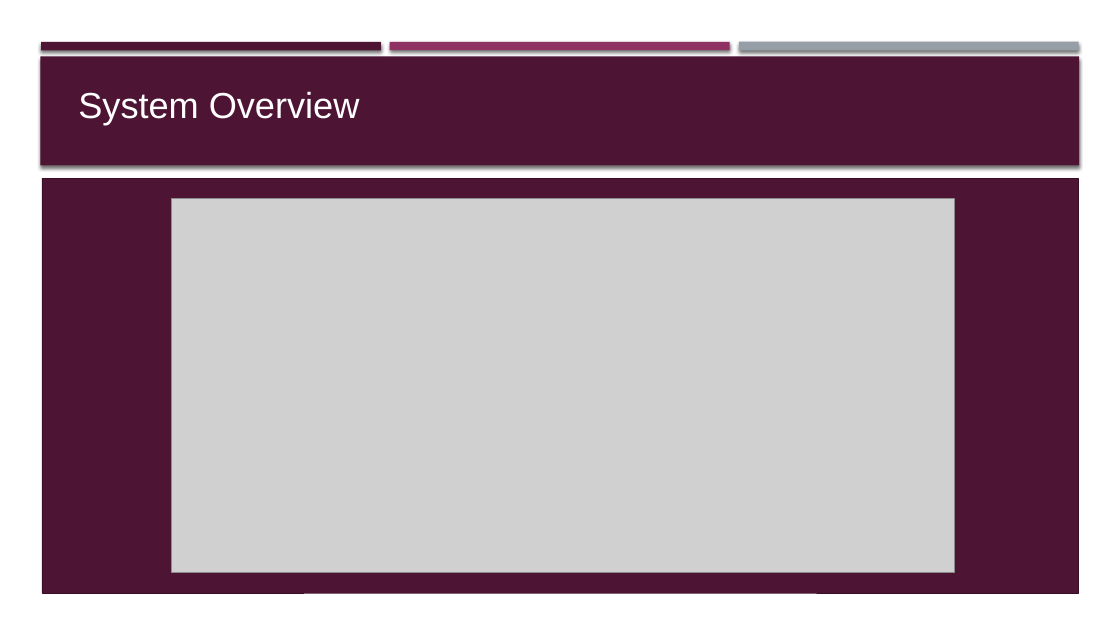
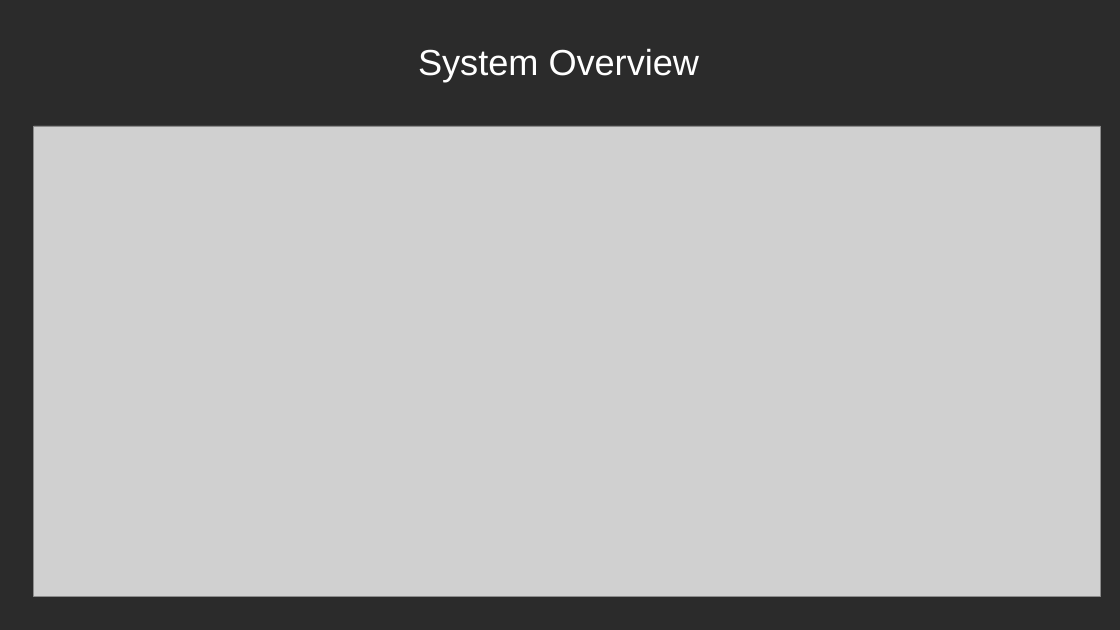
Before and after one commit to YoussifAssem/Genatac, a slide deck: slide 10 of E-Genetics/Proposal/genetics(2).pptx (slide 7 before the commit). Drawn at 1120x630 pixels with LibreOffice and Linux fonts; fonts in the diff are those of the drawing; grey boxes stand for pictures; background and template pictures are left out; a plain dark background stands for a picture behind light text. Boxes give left, top, right and bottom in pixels: in the first picture for what was removed or moved away, otherwise in the second. Text is boxed around its words. In the diff, an @@ line names an element or a change of style, - is before the commit and + after.

```diff
--- a/E-Genetics/Proposal/genetics(2).pptx
+++ b/E-Genetics/Proposal/genetics(2).pptx
@@ background #FFFFFF to picture (left out) @@
@@ rectangle removed at bbox=[40, 56, 1080, 166] @@
@@ rectangle removed at bbox=[41, 42, 381, 50] @@
@@ text "System Overview": place and size @@
-text "System Overview" at bbox=[78, 91, 360, 125]
+text "System Overview" at bbox=[418, 48, 700, 82]
@@ text "System Overview" at bbox=[418, 48, 700, 82]: alignment left to centre; vertical alignment top to middle @@
@@ rectangle removed at bbox=[390, 42, 730, 50] @@
@@ rectangle removed at bbox=[739, 42, 1079, 51] @@
@@ picture: place and size @@
-picture at bbox=[171, 199, 954, 573]
+picture at bbox=[34, 126, 1101, 597]
@@ rectangle removed at bbox=[42, 178, 1078, 593] @@
```
Also in this commit, not shown: 12 other slides changed, 6 slides added, 8 slides removed, 2 other files.
